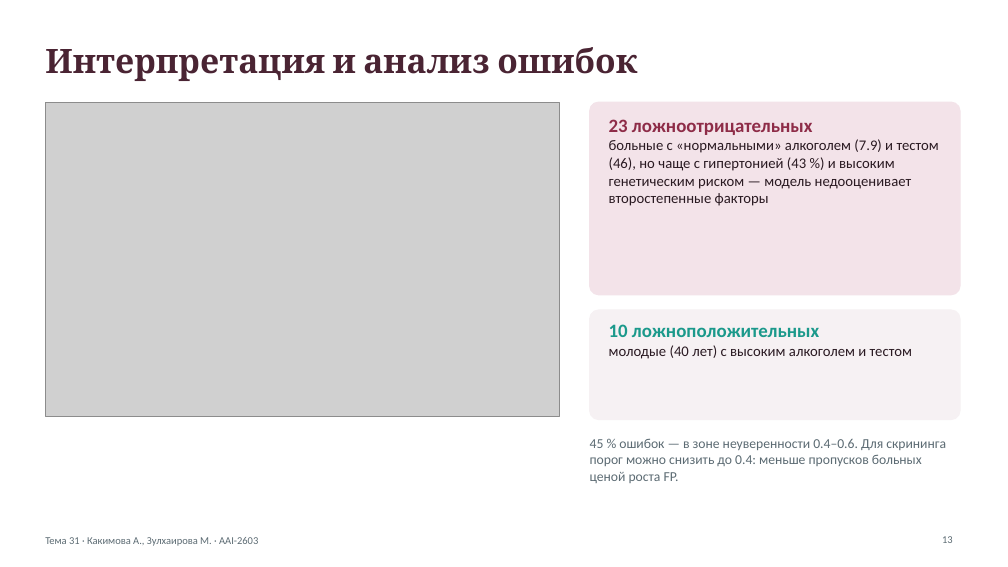
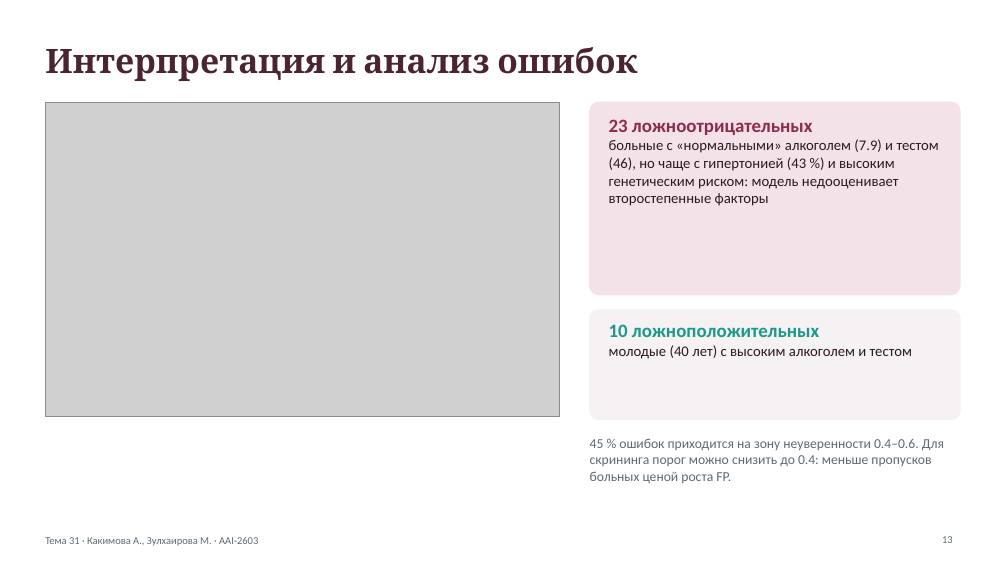
Before and after one commit to kakimovaazhar-coder/liver-disease-prediction, a slide deck: slide 13 of presentation/Presentation_Liver_Disease_Kakimova_Zulkhairova.pptx. Drawn at 1008x567 pixels with LibreOffice and Linux fonts; fonts in the diff are those of the drawing; grey boxes stand for pictures. Boxes give left, top, right and bottom in pixels: in the first picture for what was removed or moved away, otherwise in the second. Text is boxed around its words. In the diff, an @@ line names an element or a change of style, - is before the commit and + after.

```diff
--- a/presentation/Presentation_Liver_Disease_Kakimova_Zulkhairova.pptx
+++ b/presentation/Presentation_Liver_Disease_Kakimova_Zulkhairova.pptx
@@ text at [609,139,939,206]: text changed @@
-больные с «нормальными» алкоголем (7.9) и тестом (46), но чаще с гипертонией (43 %) и высоким генетическим риском — модель недооценивает второстепенные факторы
+больные с «нормальными» алкоголем (7.9) и тестом (46), но чаще с гипертонией (43 %) и высоким генетическим риском: модель недооценивает второстепенные факторы
@@ text at [590,439,944,483]: text changed @@
-45 % ошибок — в зоне неуверенности 0.4–0.6. Для скрининга порог можно снизить до 0.4: меньше пропусков больных ценой роста FP.
+45 % ошибок приходится на зону неуверенности 0.4–0.6. Для скрининга порог можно снизить до 0.4: меньше пропусков больных ценой роста FP.
```
Also in this commit, not shown: 8 other slides changed, 1 other file.
